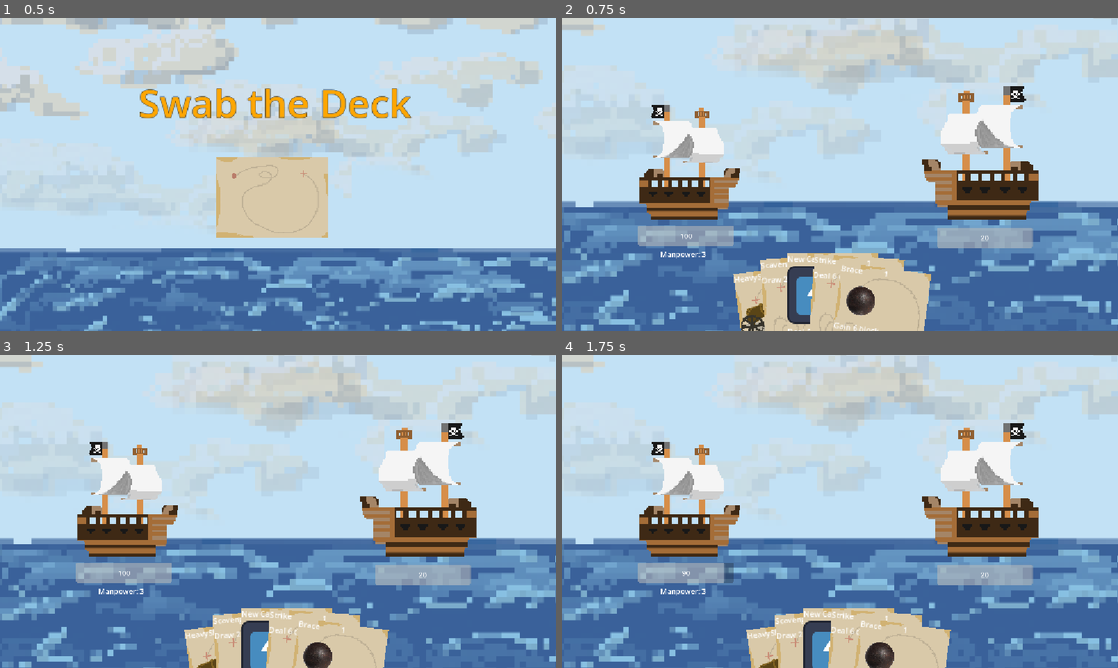
Above: before the commit, frames 1-4 (two rows, left to right).
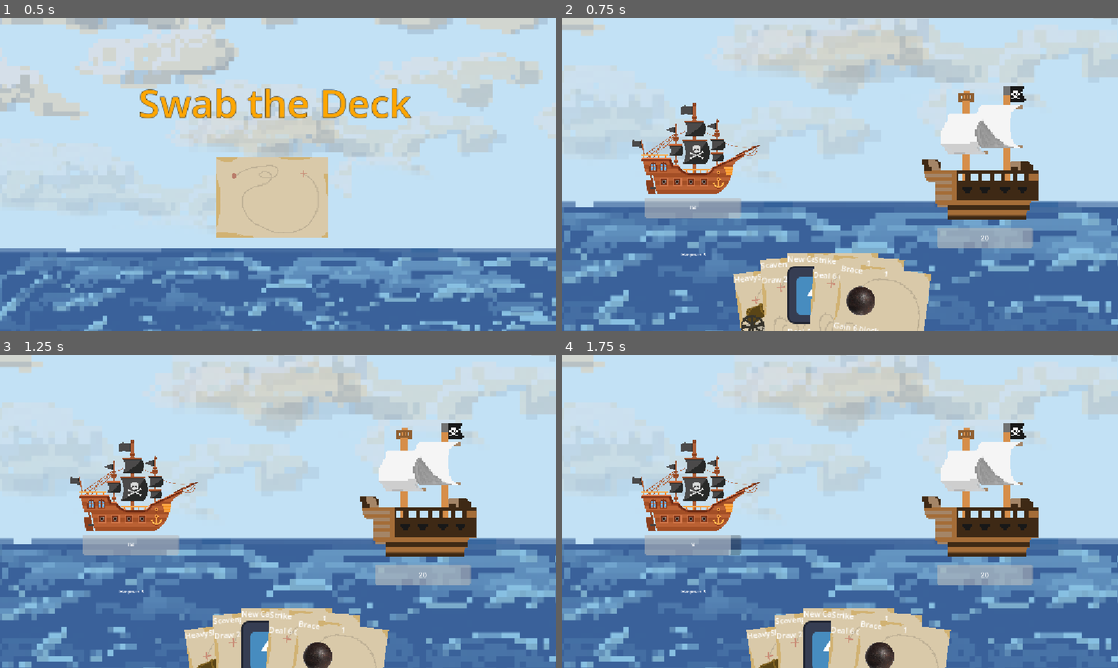
Above: after the commit, the same moments.

Repository: ataylor146/deckbuilder
Game: Godot game, scene res://Scenes/menu.tscn
Two runs of this game, one before a commit and one after it. Both use one fixed random seed, a clock stepped at 60 frames per second and the inputs below. The engine's default icon, where the game draws it, is replaced by a stand-in: a white triangle on a blue panel in a dark square.
Inputs (mouse positions are in pixels of both pictures, inside the frame that each line leads up to):
- Up to frame 1 (0.5 s): no input
- Up to frame 2 (0.75 s): click (834, 196) at 0.5 s
- Up to frame 3 (1.25 s): no input
- Up to frame 4 (1.75 s): tap Enter (ui_accept) at 1.25, 1.52 s; move the mouse to (962, 495) at 1.27 s

Frame 1 is identical in both runs. In frame 2, 6.0% of the frame differs, in the area x 12-36%, y 27-77%; in frame 3, 6.0%; in frame 4, 6.0%.
Error before the commit: Invalid assignment of property or key 'visible' with value of type 'bool' on a base object of type 'null instance'. (res://Scripts/player.gd:50)

Commit message:
Fixed merge conflict

Diff:
--- a/Scenes/player.tscn
+++ b/Scenes/player.tscn
@@ -1,38 +1,32 @@
-[gd_scene format=3 uid="uid://d2mnupl0xyfj1"]
+[gd_scene format=3 uid="uid://badu7qssc7g76"]
 
 [ext_resource type="Script" uid="uid://deq2gmghcnj8y" path="res://Scripts/player.gd" id="1_v0iea"]
-[ext_resource type="Texture2D" uid="uid://dlnrlxwggl642" path="res://Sprites/ship.png" id="2_cvnsp"]
-
-[sub_resource type="LabelSettings" id="LabelSettings_myvm1"]
-font_size = 30
-
-[sub_resource type="LabelSettings" id="LabelSettings_p3ir5"]
-font_size = 30
+[ext_resource type="Texture2D" uid="uid://br12ykw24e6ql" path="res://Sprites/pirate-ship-clip-art-1-2726867826.png" id="2_cvnsp"]
+[ext_resource type="Texture2D" uid="uid://ds76jbuigsfso" path="res://Sprites/icon.svg" id="3_6t5aa"]
 
 [node name="Player" type="Node2D" unique_id=499854778]
 scale = Vector2(0.5, 0.5)
 script = ExtResource("1_v0iea")
 
 [node name="Manpower" type="Label" parent="." unique_id=38064966]
-offset_left = 484.0
-offset_top = 684.0
-offset_right = 656.0
-offset_bottom = 726.0
+offset_left = 569.99994
+offset_top = 695.7143
+offset_right = 661.99994
+offset_bottom = 718.7143
 text = "Manpower: "
-label_settings = SubResource("LabelSettings_myvm1")
 
 [node name="Sprite2D" type="Sprite2D" parent="." unique_id=1215944405]
 z_index = 1
-position = Vector2(604.0451, 324.9897)
-scale = Vector2(0.6193358, 0.6193358)
+position = Vector2(630.00006, 268.57144)
+scale = Vector2(0.27701998, 0.27701998)
 texture = ExtResource("2_cvnsp")
 
 [node name="HP" type="ProgressBar" parent="." unique_id=1539624760]
 custom_minimum_size = Vector2(0, 30)
-offset_left = 392.0
-offset_top = 588.0
-offset_right = 788.0
-offset_bottom = 671.0
+offset_left = 420.0
+offset_top = 472.0
+offset_right = 816.0
+offset_bottom = 555.0
 size_flags_vertical = 8
 show_percentage = false
 
@@ -47,6 +41,20 @@
 grow_horizontal = 2
 grow_vertical = 2
 text = "7676 HP"
-label_settings = SubResource("LabelSettings_p3ir5")
 horizontal_alignment = 1
 vertical_alignment = 1
+
+[node name="Defence" type="Sprite2D" parent="." unique_id=62487246]
+visible = false
+position = Vector2(410, 522)
+texture = ExtResource("3_6t5aa")
+
+[node name="Label" type="Label" parent="Defence" unique_id=1286210709]
+offset_left = -20.0
+offset_top = -32.0
+offset_right = 20.0
+offset_bottom = 2.0
+theme_override_font_sizes/font_size = 24
+text = "5"
+horizontal_alignment = 1
+vertical_alignment = 1
